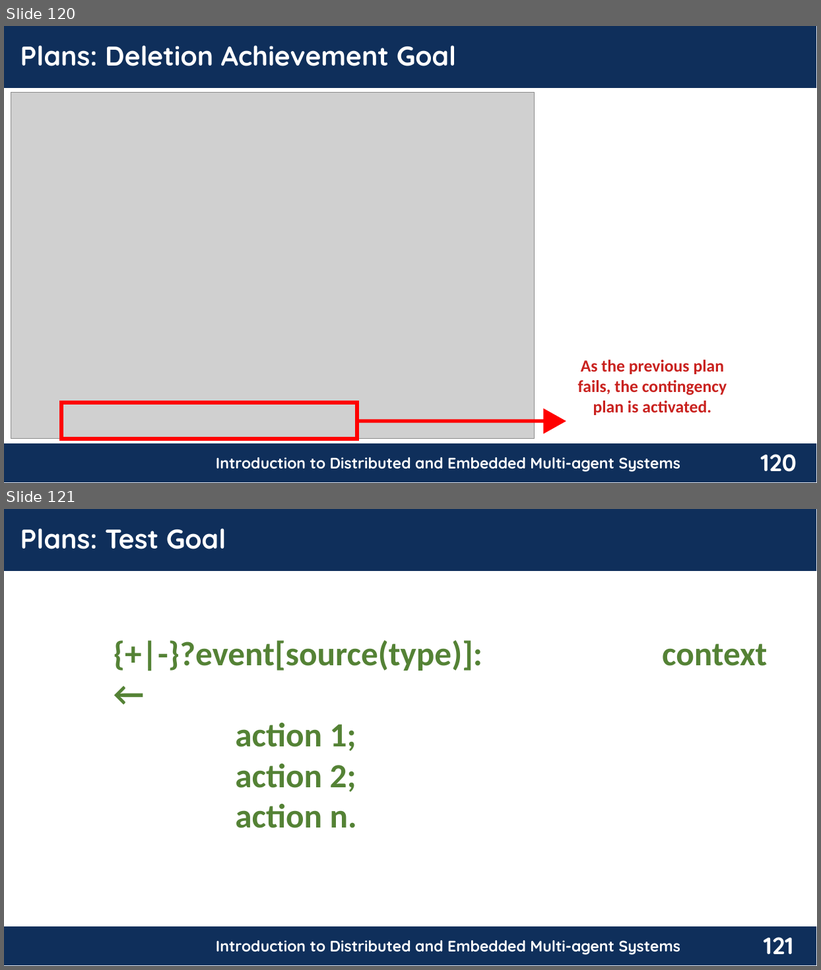
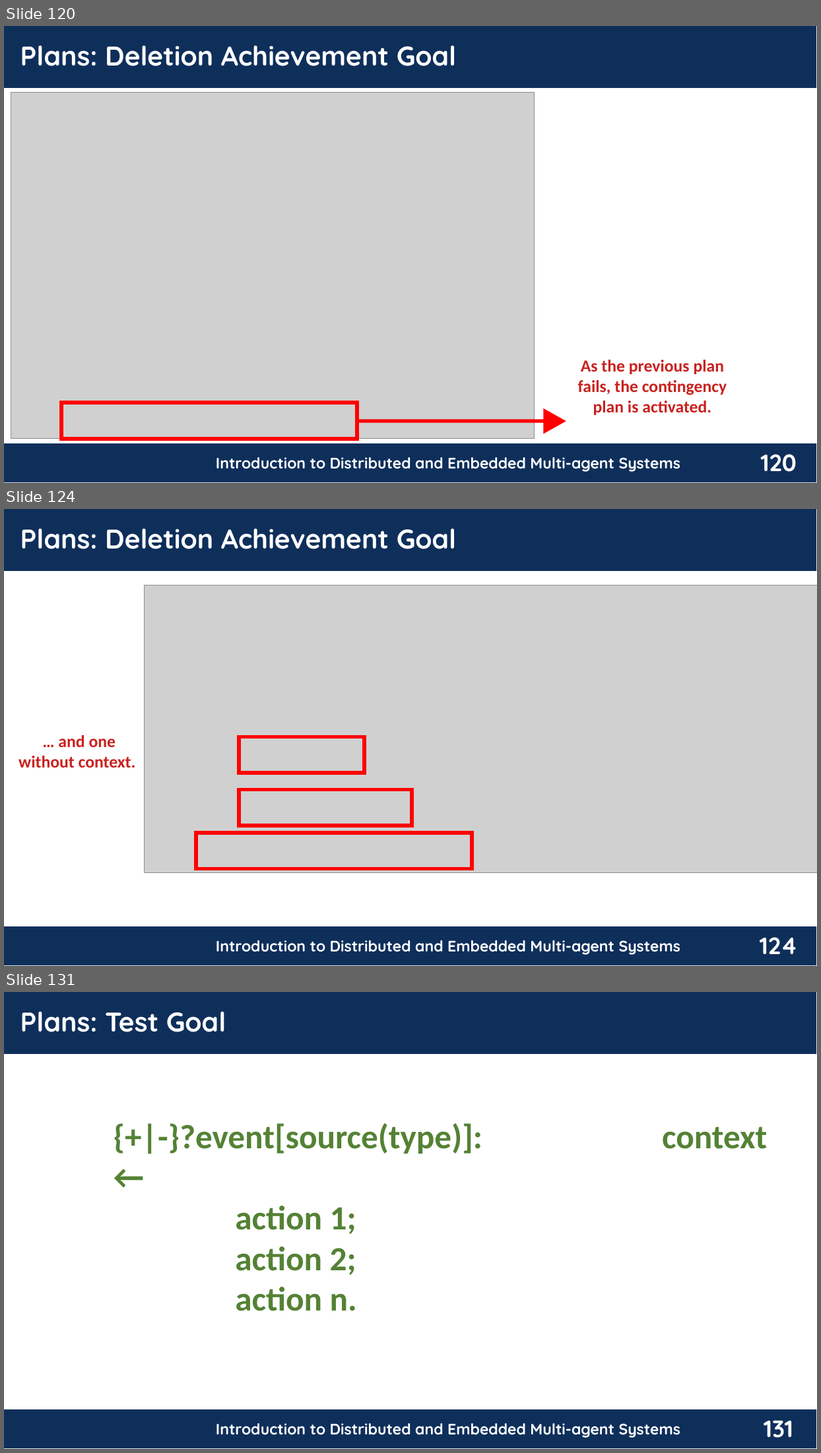
Before and after one commit to chon-group/distributedAndEmbeddedAI, a slide deck: course/08-GoalsAndPlans/08-GoalsAndPlans_20240503.odp. Shown one above the other, each under a label of ours: slides 120 and 121 before the commit, slides 120, 124 and 131 after it; the slides between them are not shown. The pictures are 821x970 and 821x1453 pixels, drawn with LibreOffice and Linux fonts; fonts in the diff are those of the drawing; grey boxes stand for pictures; background and template pictures are left out. Boxes give left, top, right and bottom in pixels: in the first picture for what was removed or moved away, otherwise in the second. Text is boxed around its words. In the diff, an @@ line names an element or a change of style, - is before the commit and + after.

Commit message:
Adjusts in Goals and Plans presentation.

```diff
--- a/course/08-GoalsAndPlans/08-GoalsAndPlans_20240503.odp
+++ b/course/08-GoalsAndPlans/08-GoalsAndPlans_20240503.odp
@@ slide 124 added at (4, 509, 817, 966), background #FFFFFF; not listed: 4 template elements that a slide beside it also shows @@
@@ text added at (20, 528, 456, 549), 32 pt, text #FFFFFF, bold @@
+Plans: Deletion Achievement Goal
@@ picture added at (145, 586, 817, 873) @@
@@ text added at (19, 735, 136, 768), 20 pt, text #C9211E, bold @@
+… and one without context.
@@ rectangle added at (239, 737, 364, 773), outline #FF0000 4.51 pt @@
@@ rectangle added at (239, 790, 412, 826), outline #FF0000 4.51 pt @@
@@ rectangle added at (196, 833, 473, 869), outline #FF0000 4.51 pt @@
@@ what was slide 121 is now slide 131 @@
@@ page number at (764, 1421, 793, 1438): text changed @@
-121
+131
```
Also in this commit, not shown: 2 slides changed, 9 other slides added.
